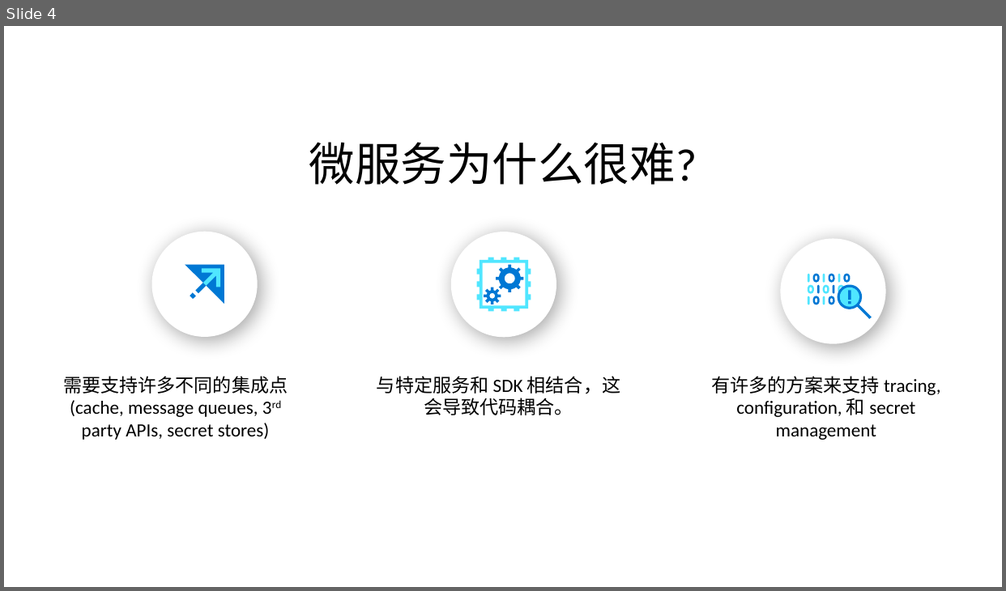
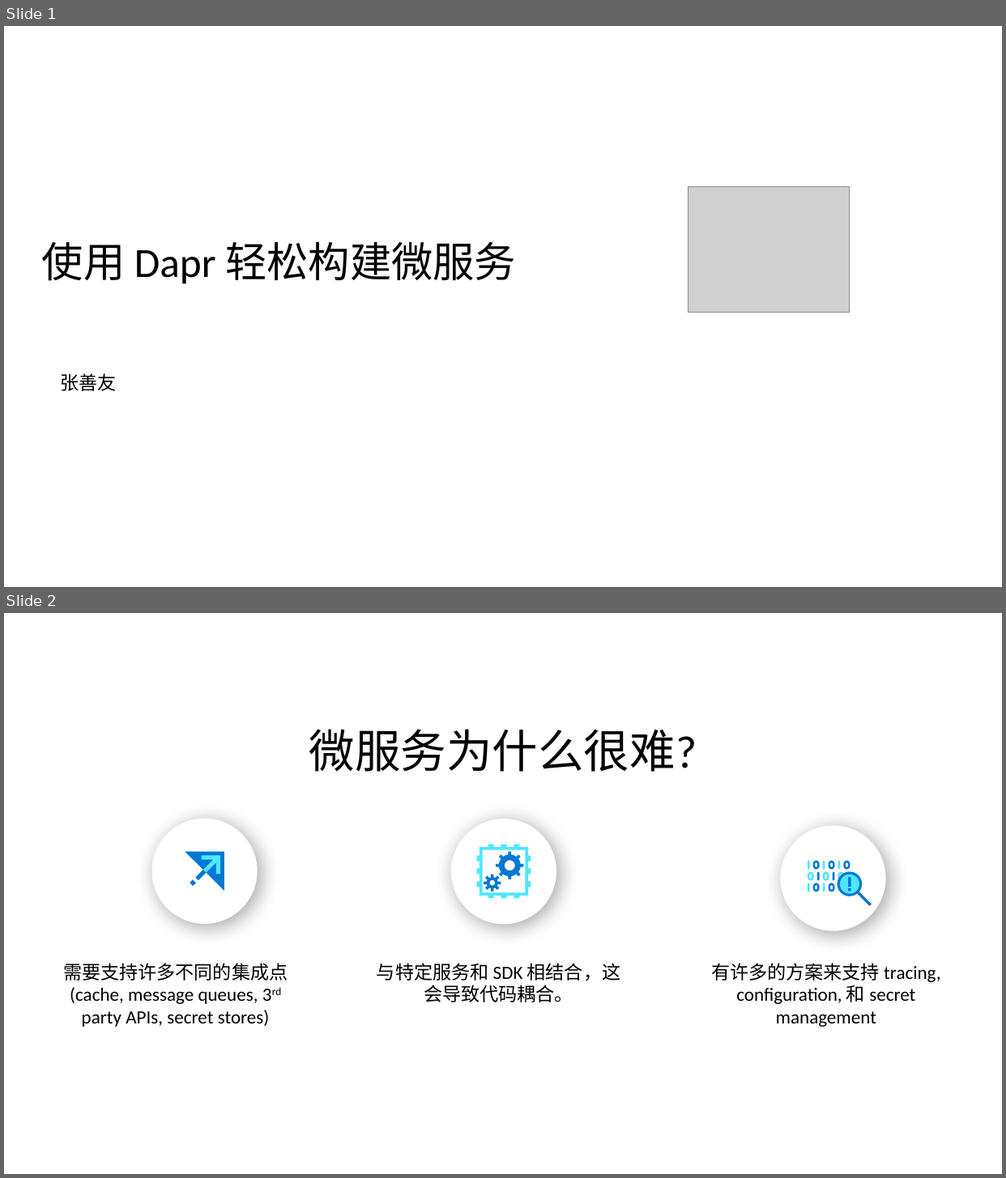
Before and after one commit to geffzhang/TyeDaprDemo, a slide deck: slides.pptx. Shown one above the other, each under a label of ours: slide 4 before the commit, slides 1 and 2 after it. The pictures are 1006x591 and 1006x1178 pixels, drawn with LibreOffice and Linux fonts; fonts in the diff are those of the drawing; grey boxes stand for pictures. Boxes give left, top, right and bottom in pixels: in the first picture for what was removed or moved away, otherwise in the second. Text is boxed around its words. In the diff, an @@ line names an element or a change of style, - is before the commit and + after.

```diff
--- a/slides.pptx
+++ b/slides.pptx
@@ slide 1 added at <box>4,26,1002,587</box>, background #FFFFFF @@
@@ picture added at <box>688,187,849,313</box> @@
@@ title added at <box>42,242,516,284</box>, 40 pt, text #000000 @@
+使用 Dapr 轻松构建微服务
@@ text added at <box>60,373,116,391</box>, 18 pt, text #000000 @@
+张善友
@@ what was slide 4 is now slide 2 @@
```
Also in this commit, not shown: 1 slide changed, 5 other slides added, 1 slide removed.
